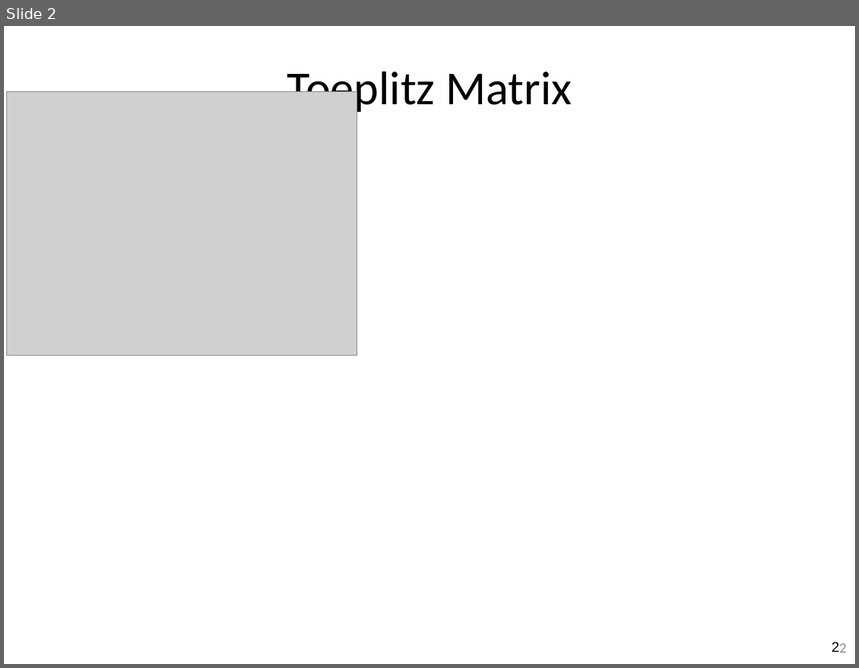
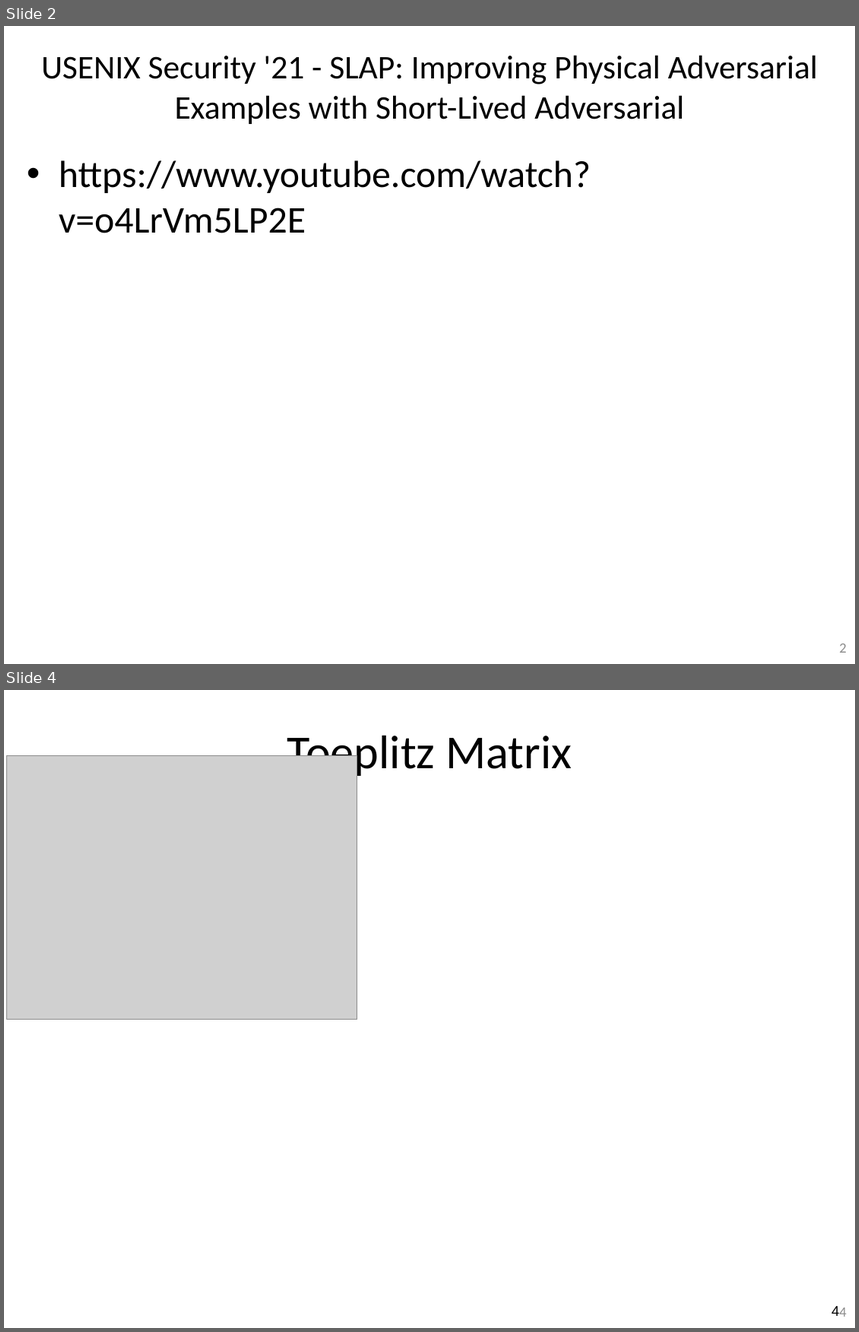
Before and after one commit to guzonghua/saav, a slide deck: PPTs/New Lecture Material/UMU SDC TODO.pptx. Shown one above the other, each under a label of ours: slide 2 before the commit, slides 2 and 4 after it; the slides between them are not shown. The pictures are 859x668 and 859x1332 pixels, drawn with LibreOffice and Linux fonts; fonts in the diff are those of the drawing; grey boxes stand for pictures. Boxes give left, top, right and bottom in pixels: in the first picture for what was removed or moved away, otherwise in the second. Text is boxed around its words. In the diff, an @@ line names an element or a change of style, - is before the commit and + after.

```diff
--- a/PPTs/New Lecture Material/UMU SDC TODO.pptx
+++ b/PPTs/New Lecture Material/UMU SDC TODO.pptx
@@ slide 2 added at [4,26,855,664], background #FFFFFF; not listed: 1 template element that a slide beside it also shows @@
@@ title added at [41,55,818,124], 28 pt, text #000000 @@
+USENIX Security '21 - SLAP: Improving Physical Adversarial Examples with Short-Lived Adversarial
@@ text added at [59,161,591,233], 32 pt, text #000000 @@
+• https://www.youtube.com/watch?v=o4LrVm5LP2E
@@ what was slide 2 is now slide 4 @@
@@ page number at [832,1306,839,1316]: text changed @@
-2
+4
@@ page number at [839,1308,846,1317]: text changed @@
-2
+4
```
Also in this commit, not shown: 1 other slide added, 3 other files.
